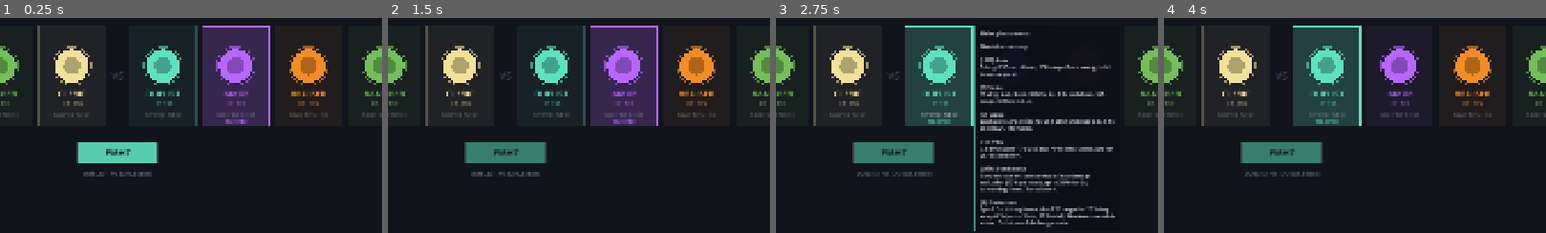
Above: before the commit, frames 1-4 (left to right).
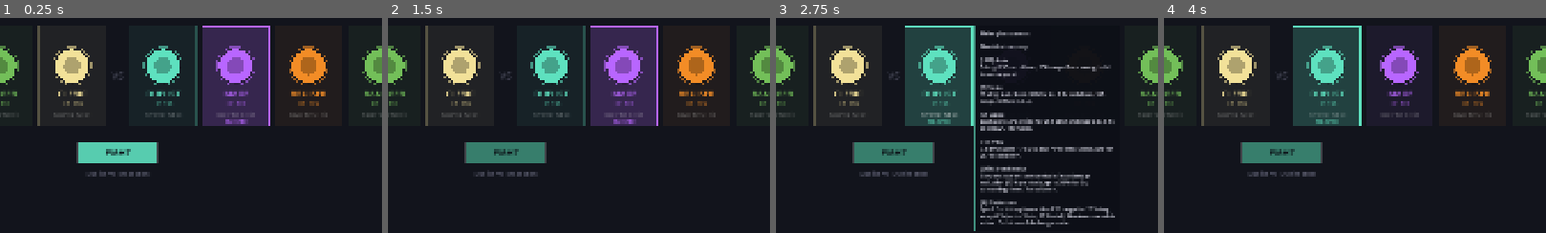
Above: after the commit, the same moments.

Repository: johnWard12/arena-game-godot
Game: Godot game, scene res://scenes/CharSelect.tscn
The game is run twice, just before and just after one commit, with the same random seed, the same clock (stepped at 60 frames per second) and the same inputs.
Inputs (mouse positions are % of the whole screen's width and height, from its top left):
- Up to frame 1 (0.25 s): no input
- Up to frame 2 (1.5 s): tap Enter at 0.5 s; move the mouse to (72, 45) at 0.52 s; hold D 0.53-1.25 s; tap Backspace at 0.6 s; click (72, 45) at 0.67 s; tap Space at 0.77, 1.25 s; drag from (30, 55) to (45, 70) at 1.27 s
- Up to frame 3 (2.75 s): tap Enter at 2 s; move the mouse to (60, 28) at 2.02 s; hold D from 2.03 s (still down); tap E at 2.1 s; click (60, 28) at 2.17 s; tap Backspace at 2.3 s
- Up to frame 4 (4 s): release D at 2.75 s; tap Space at 2.75, 3.77 s; drag from (45, 70) to (20, 35) at 2.77 s; tap Enter at 3.5 s; move the mouse to (80, 65) at 3.52 s; hold A from 3.53 s (still down); tap F at 3.6 s; click (80, 65) at 3.67 s; tap Backspace at 3.8 s
The pictures show only the part of the screen within x 35-85%, y 18-68%; the shares and areas given below are measured in that part.

The runs differ from the first frame. In frame 1, 0.2% of the frame differs, in the area x 21-40%, y 71-74%; in frame 2, 0.2%; in frame 3, less than 0.1%; in frame 4, less than 0.1%.

Commit message:
bot AI first (it makes your balance data trustworthy and improves the thing you play daily), then the FX fix as a quick correctness cleanup, then per-slot team selection to finally test the comps the roster was designed around.

Diff:
--- a/godot_project/scripts/CharSelect.gd
+++ b/godot_project/scripts/CharSelect.gd
@@ -18,16 +18,21 @@
 var player_cards_x: Array = []
 var bot_cards_x: Array = []
 
-# 0=Duelist 1=Mage 2=Bruiser; default: player=Duelist, bot=Mage
-var player_sel := 0
-var bot_sel    := 1
 var hovered    := Vector2i(-1, -1)  # x=side (0=player,1=bot), y=card idx
 
-# Team size (1v1/2v2/3v3). The chosen class fills every slot on a side for
-# now — teammates/enemies beyond the human player are AI-controlled copies
-# of that same class. A per-slot class picker is a natural follow-up.
+# Team size (1v1/2v2/3v3). Each side now picks a class PER SLOT so 2v2/3v3
+# can field mixed comps (a Cleric behind two bruisers, etc.), not just N
+# copies of one class. player_slots[i]/bot_slots[i] are class indices into
+# CLASSES; only the first `team_size` entries are used. Clicking a class
+# card fills the currently-active slot and advances to the next, so you can
+# fill a whole team by clicking classes left-to-right.
 const TEAM_SIZES = [1, 2, 3]
 var team_size := 1
+
+var player_slots := [0, 4, 2]  # Duelist, Cleric, Bruiser
+var bot_slots    := [1, 3, 4]  # Mage, Ranger, Cleric
+var player_active_slot := 0
+var bot_active_slot    := 0
 
 const MELEE_COLOR  = Color(0.37, 0.88, 0.75)
 const RANGED_COLOR = Color(0.72, 0.4,  1.0)
@@ -139,20 +144,49 @@
 			queue_redraw()
 		queue_redraw()  # tooltip tracks the cursor within a card too
 	if event is InputEventMouseButton and event.pressed and event.button_index == MOUSE_BUTTON_LEFT:
-		var c = _card_under(event.position)
-		if c.x == 0:
-			player_sel = c.y
-			queue_redraw()
-		elif c.x == 1:
-			bot_sel = c.y
-			queue_redraw()
+		# team size
 		for i in TEAM_SIZES.size():
 			if _team_size_btn_rect(i).has_point(event.position):
 				team_size = TEAM_SIZES[i]
+				player_active_slot = min(player_active_slot, team_size - 1)
+				bot_active_slot = min(bot_active_slot, team_size - 1)
 				queue_redraw()
+				return
+		# slot chips — click to choose which slot the next class pick fills
+		for s in team_size:
+			if _slot_chip_rect(0, s).has_point(event.position):
+				player_active_slot = s
+				queue_redraw()
+				return
+			if _slot_chip_rect(1, s).has_point(event.position):
+				bot_active_slot = s
+				queue_redraw()
+				return
+		# class cards — assign to the active slot, then advance to the next
+		var c = _card_under(event.position)
+		if c.x == 0:
+			player_slots[player_active_slot] = c.y
+			player_active_slot = (player_active_slot + 1) % team_size
+			queue_redraw()
+			return
+		elif c.x == 1:
+			bot_slots[bot_active_slot] = c.y
+			bot_active_slot = (bot_active_slot + 1) % team_size
+			queue_redraw()
+			return
 		# fight button
 		if _fight_btn_rect().has_point(event.position):
 			_start()
+
+# One class chip per team slot, in a row centered under each side's header.
+func _slot_chip_rect(side: int, slot_idx: int) -> Rect2:
+	var chip_w = 88.0
+	var chip_h = 26.0
+	var gap = 8.0
+	var total = chip_w * team_size + gap * (team_size - 1)
+	var center_x = W * 0.25 if side == 0 else W * 0.75
+	var start_x = center_x - total * 0.5
+	return Rect2(start_x + slot_idx * (chip_w + gap), 176, chip_w, chip_h)
 
 func _team_size_btn_rect(i: int) -> Rect2:
 	var w = 64.0
@@ -177,8 +211,17 @@
 	return Rect2(W * 0.5 - 100, CARD_Y + CARD_H + 40, 200, 52)
 
 func _start():
-	get_tree().root.set_meta("player_class", CLASSES[player_sel]["key"])
-	get_tree().root.set_meta("bot_class",    CLASSES[bot_sel]["key"])
+	var pkeys := []
+	var bkeys := []
+	for s in team_size:
+		pkeys.append(CLASSES[player_slots[s]]["key"])
+		bkeys.append(CLASSES[bot_slots[s]]["key"])
+	get_tree().root.set_meta("player_classes", pkeys)
+	get_tree().root.set_meta("bot_classes",    bkeys)
+	# Legacy single-key meta kept for any reader that still expects it; slot 0
+	# is the human-controlled fighter on the player side.
+	get_tree().root.set_meta("player_class", pkeys[0])
+	get_tree().root.set_meta("bot_class",    bkeys[0])
 	get_tree().root.set_meta("team_size",    team_size)
 	get_tree().change_scene_to_file("res://scenes/Main.tscn")
 
@@ -204,6 +247,10 @@
 	_draw_text("YOU", Vector2(W * 0.25, 148), 18, Color(0.8, 0.8, 0.9, 0.7), true)
 	_draw_text("BOT", Vector2(W * 0.75, 148), 18, Color(0.8, 0.8, 0.9, 0.7), true)
 
+	# per-slot class chips (one row per side)
+	_draw_slot_chips(0, player_slots, player_active_slot)
+	_draw_slot_chips(1, bot_slots, bot_active_slot)
+
 	# center divider
 	var mid = W * 0.5
 	draw_line(Vector2(mid, CARD_Y - 10), Vector2(mid, CARD_Y + CARD_H + 10),
@@ -213,10 +260,12 @@
 	# draw all cards
 	tooltip_text = ""
 	var mouse_pos = get_viewport().get_mouse_position()
+	# A card reads as "selected" when it's the class currently in the active
+	# slot, so it always reflects what the next pick would replace.
 	for i in CLASSES.size():
-		_draw_card(player_cards_x[i], i, player_sel == i, hovered == Vector2i(0, i), mouse_pos)
+		_draw_card(player_cards_x[i], i, player_slots[player_active_slot] == i, hovered == Vector2i(0, i), mouse_pos)
 	for i in CLASSES.size():
-		_draw_card(bot_cards_x[i], i, bot_sel == i, hovered == Vector2i(1, i), mouse_pos)
+		_draw_card(bot_cards_x[i], i, bot_slots[bot_active_slot] == i, hovered == Vector2i(1, i), mouse_pos)
 
 	# fight button
 	var btn = _fight_btn_rect()
@@ -227,16 +276,34 @@
 	_draw_text("FIGHT", Vector2(btn.position.x + btn.size.x * 0.5, btn.position.y + btn.size.y * 0.5 + 2),
 		22, Color(0.05, 0.08, 0.1), true)
 
-	# matchup summary below button
-	var p_name = CLASSES[player_sel]["label"]
-	var b_name = CLASSES[bot_sel]["label"]
-	var summary = ("%s  vs  %s (bot)" % [p_name, b_name]) if team_size == 1 \
-		else ("%s x%d  vs  %s x%d (bot)" % [p_name, team_size, b_name, team_size])
+	# matchup summary below button — lists each side's comp
+	var p_names := []
+	var b_names := []
+	for s in team_size:
+		p_names.append(CLASSES[player_slots[s]]["label"].capitalize())
+		b_names.append(CLASSES[bot_slots[s]]["label"].capitalize())
+	var summary = "%s  vs  %s (bot)" % [" / ".join(p_names), " / ".join(b_names)]
 	_draw_text(summary,
 		Vector2(W * 0.5, btn.position.y + btn.size.y + 28), 15, Color(0.55, 0.55, 0.65, 0.7), true)
 
 	if tooltip_text != "":
 		_draw_tooltip()
+
+# A row of class chips, one per team slot, showing each slot's current class
+# in its class color. The active slot (the one the next class click fills)
+# is outlined brighter. Clicking a chip makes that slot active.
+func _draw_slot_chips(side: int, slots: Array, active: int):
+	if team_size <= 1:
+		return  # a single slot is already fully conveyed by the card highlight
+	for s in team_size:
+		var r = _slot_chip_rect(side, s)
+		var cls = CLASSES[slots[s]]
+		var col: Color = cls["color"]
+		var is_active = s == active
+		draw_rect(r, Color(col.r, col.g, col.b, 0.30 if is_active else 0.16))
+		draw_rect(r, Color(col.r, col.g, col.b, 1.0 if is_active else 0.4), false, 2.0 if is_active else 1.0)
+		_draw_text(cls["label"].capitalize(), r.position + r.size * 0.5, 12,
+			Color(1, 1, 1, 0.95 if is_active else 0.7), true)
 
 func _draw_tooltip():
 	var font    = ThemeDB.fallback_font
--- a/godot_project/scripts/ClericEntity.gd
+++ b/godot_project/scripts/ClericEntity.gd
@@ -75,6 +75,7 @@
 	hp     = CLERIC_MAX_HP
 	max_hp = CLERIC_MAX_HP
 	base_color = Color(0.95, 0.88, 0.6)
+	is_healer = true  # AI focus-targeting trains onto healers
 
 func _physics_process(delta):
 	devotion_time_left = max(0.0, devotion_time_left - delta)
--- a/godot_project/scripts/Entity.gd
+++ b/godot_project/scripts/Entity.gd
@@ -162,6 +162,26 @@
 # get_nearest_enemy/get_enemies_in_range). Introduced for Ranger's
 # Camouflage; nothing else sets it yet.
 var invisible_time_left := 0.0
+
+# Marks a support/healer archetype (set true by ClericEntity._ready()).
+# Read by the AI focus-targeting logic so bots prioritize killing the enemy
+# healer — checked via this flag rather than `is ClericEntity` so the base
+# class doesn't take a hard dependency on a subclass type, and so any future
+# healer just sets the flag.
+var is_healer := false
+
+# --- AI focus targeting (bots only; players aim manually) ---
+# A bot commits to one target for a dwell window rather than re-picking every
+# frame, so focus fire reads as deliberate instead of thrashing. See
+# pick_ai_target().
+var ai_committed_target: Entity = null
+var ai_target_dwell_left := 0.0
+const AI_TARGET_DWELL_MIN := 1.4
+const AI_TARGET_DWELL_MAX := 2.6
+# On a re-pick, chance to ignore the healer and go for a kill on the
+# lowest-HP enemy instead — real teams focus the healer but occasionally
+# swap to a finish, and being 100% predictable is easy to play around.
+const AI_HEALER_SWAP_CHANCE := 0.25
 
 # Heal-over-time — generic, so any future ability can use it the same way
 # attacks all route through deal_damage(). Introduced for Cleric.
@@ -301,6 +321,52 @@
 			nearest_d = d
 			nearest = c
 	return nearest
+
+# AI target selection with focus-fire + dwell. Commits to one enemy for a
+# short window (so focus reads as deliberate, not frame-to-frame thrashing),
+# preferring the enemy healer, with an occasional swap to a kill target as a
+# mixup. Degrades to exactly the single enemy in 1v1, so it changes nothing
+# there. `delta` advances the dwell timer; pass 0.0 from non-per-frame
+# callers (spawn, on-death re-target), which just forces an immediate re-pick
+# whenever the committed target is no longer valid.
+func pick_ai_target(candidates: Array, delta: float) -> Entity:
+	ai_target_dwell_left -= delta
+	var committed_ok = ai_committed_target != null and is_instance_valid(ai_committed_target) \
+		and ai_committed_target.alive and ai_committed_target.team_id != team_id \
+		and ai_committed_target.invisible_time_left <= 0
+	if committed_ok and ai_target_dwell_left > 0.0:
+		return ai_committed_target
+	ai_committed_target = _choose_focus_target(candidates)
+	ai_target_dwell_left = randf_range(AI_TARGET_DWELL_MIN, AI_TARGET_DWELL_MAX)
+	return ai_committed_target
+
+func _choose_focus_target(candidates: Array) -> Entity:
+	var enemies := []
+	for c in candidates:
+		if c == self or not is_instance_valid(c) or not c.alive or c.team_id == team_id:
+			continue
+		if c.invisible_time_left > 0:
+			continue
+		enemies.append(c)
+	if enemies.is_empty():
+		return null
+	# Focus the enemy healer — that's who a real team trains onto — but on a
+	# fraction of re-picks skip it and go for a kill instead (below).
+	if randf() > AI_HEALER_SWAP_CHANCE:
+		for e in enemies:
+			if e.is_healer:
+				return e
+	# Kill priority: lowest current HP, ties broken by proximity.
+	var best: Entity = null
+	var best_hp := INF
+	var best_d := INF
+	for e in enemies:
+		var d = global_position.distance_to(e.global_position)
+		if e.hp < best_hp or (e.hp == best_hp and d < best_d):
+			best_hp = e.hp
+			best_d = d
+			best = e
+	return best
 
 # Closest living enemy within `range` that's also inside a `half_angle_deg`
 # cone of `facing` — used by stationary melee hits (auto-attack, Strike,
--- a/godot_project/scripts/FX.gd
+++ b/godot_project/scripts/FX.gd
@@ -4,12 +4,30 @@
 # null, which keeps the headless balance simulator (Simulate.gd — entities
 # there are never added to a scene tree) fast and crash-free.
 
+const CoordUtil = preload("res://scripts/CoordUtil.gd")
+
+# Callers pass a simulation-space Vector2 (the same coordinates gameplay uses),
+# but these CPUParticles2D live on the 2D canvas, which is NOT top-down over
+# the arena — the arena is rendered by an angled 3D camera. Drawing a burst at
+# raw sim coords put it wherever that point falls in flat screen space, which
+# is nowhere near where the 3D character actually appears (the exact problem
+# the overhead HUD solves with _get_hud_screen_correction). Project the sim
+# point through the game camera so bursts land on their characters. A small
+# height lifts them from the feet to roughly torso level.
+const _FX_HEIGHT := 0.5
+
+static func _to_screen(parent: Node, pos: Vector2) -> Vector2:
+	var cam = parent.get_tree().get_first_node_in_group("game_camera")
+	if cam == null:
+		return pos  # no 3D camera (e.g. a pure-2D context) — use coords as-is
+	return cam.unproject_position(CoordUtil.to_world(pos, _FX_HEIGHT))
+
 static func _spawn(parent: Node, pos: Vector2, lifetime: float) -> CPUParticles2D:
 	if parent == null:
 		return null
 	var p = CPUParticles2D.new()
 	parent.add_child(p)
-	p.global_position = pos
+	p.global_position = _to_screen(parent, pos)
 	p.z_index = 50
 	p.emitting = false
 	p.one_shot = true
--- a/godot_project/scripts/Main.gd
+++ b/godot_project/scripts/Main.gd
@@ -31,9 +31,12 @@
 const HEALTH_PACK_RESPAWN = 12.0
 
 func _ready():
-	var player_class = get_tree().root.get_meta("player_class", "melee")
-	var bot_class    = get_tree().root.get_meta("bot_class",    "melee")
 	team_size = get_tree().root.get_meta("team_size", 1)
+	# Per-slot comps (set by CharSelect). Fall back to the legacy single-class
+	# meta — repeated across the team — if the arrays aren't present, so an
+	# older entry point or a direct scene launch still works.
+	var player_classes = get_tree().root.get_meta("player_classes", [get_tree().root.get_meta("player_class", "melee")])
+	var bot_classes    = get_tree().root.get_meta("bot_classes",    [get_tree().root.get_meta("bot_class",    "melee")])
 	build_map()
 
 	var spawn_x = _scale_point(Vector2(450.0, 540.0)).x
@@ -42,7 +45,7 @@
 	var enemy_positions  = _team_spawn_positions(team_size, enemy_x)
 
 	for i in team_size:
-		var e = _make_fighter(player_class, i == 0)
+		var e = _make_fighter(_class_for_slot(player_classes, i), i == 0)
 		e.team_id = 0
 		e.global_position = player_positions[i]
 		_spawn_fighter(e)
@@ -50,7 +53,7 @@
 			player = e
 
 	for i in team_size:
-		var e = _make_fighter(bot_class, false)
+		var e = _make_fighter(_class_for_slot(bot_classes, i), false)
 		e.team_id = 1
 		e.global_position = enemy_positions[i]
 		_spawn_fighter(e)
@@ -60,6 +63,13 @@
 	build_3d_world()
 	build_ui()
 	queue_redraw()
+
+# Class key for team slot i, tolerant of a classes array shorter than the
+# team size (reuses the last entry) so a mismatch never crashes spawning.
+func _class_for_slot(classes: Array, i: int) -> String:
+	if classes.is_empty():
+		return "melee"
+	return classes[i] if i < classes.size() else classes[classes.size() - 1]
 
 # Team 0 fighters are indices [0, count); team 1 fighters (built from the
 # same helper with a different base x) fill [count, 2*count). Spreads each
@@ -120,16 +130,20 @@
 	e.died.connect(func(): _on_fighter_died(e))
 	fighters.append(e)
 
-# Keeps every living fighter's `opponent` pointed at their nearest living
-# enemy. Called once at spawn and every frame thereafter (_process), so a
-# fighter whose target dies immediately reacquires instead of idling.
-func _update_targeting():
+# Keeps every living fighter's `opponent` pointed at a sensible target.
+# Called once at spawn and every frame thereafter (_process, which passes
+# delta), so a fighter whose target dies immediately reacquires instead of
+# idling. Players just track their nearest enemy (they aim manually and are
+# expected to see through Camouflage); bots use focus-fire target selection
+# so a team trains onto the enemy healer with occasional kill-swaps.
+func _update_targeting(delta: float = 0.0):
 	for f in fighters:
 		if is_instance_valid(f) and f.alive:
-			# A human player is expected to manually track a camouflaged
-			# enemy; only AI-controlled fighters actually lose the trail.
-			f.opponent = f.get_nearest_enemy(fighters, not f.is_player)
 			f.all_fighters = fighters
+			if f.is_player:
+				f.opponent = f.get_nearest_enemy(fighters, false)
+			else:
+				f.opponent = f.pick_ai_target(fighters, delta)
 
 func build_3d_world():
 	world_3d = Node3D.new()
@@ -373,7 +387,7 @@
 
 func _process(delta):
 	update_health_packs(delta)
-	_update_targeting()
+	_update_targeting(delta)
 	for i in fighters.size():
 		if is_instance_valid(fighters[i]):
 			hp_bars[i].value = fighters[i].hp
--- a/godot_project/scripts/RangedBotController.gd
+++ b/godot_project/scripts/RangedBotController.gd
@@ -1,5 +1,7 @@
 extends "res://scripts/RangedEntity.gd"
 class_name RangedBotController
+
+const BotSteering = preload("res://scripts/BotSteering.gd")
 
 const PREFERRED_RANGE = 320.0
 const FLEE_RANGE = 160.0
@@ -7,6 +9,8 @@
 var ai_timer := 0.0
 var ai_target := Vector2.ZERO
 var ai_move := Vector2.ZERO
+var strafe_sign := 1
+var strafe_timer := 0.0
 
 func _ready():
 	super._ready()
@@ -19,16 +23,22 @@
 func _physics_process(delta):
 	if alive and opponent != null and opponent.alive:
 		try_dodge_dash()
+		# Flip strafe direction on a slow timer so kiting weaves instead of
+		# committing to one arc (which walks straight into a wall/corner).
+		strafe_timer -= delta
+		if strafe_timer <= 0:
+			strafe_sign = 1 if randf() < 0.5 else -1
+			strafe_timer = 1.1 + randf() * 1.3
 		ai_timer -= delta
 		if ai_timer <= 0:
 			ai_decide()
-			ai_timer = 0.38 + randf() * 0.22
-		ai_move = ai_move.lerp(ai_target, min(1.0, delta * 5.0))
+			ai_timer = 0.22 + randf() * 0.14
+		ai_move = ai_move.lerp(ai_target, min(1.0, delta * 6.0))
 	super._physics_process(delta)
 
 # Checked every physics frame (not gated by the ai_timer decision cadence) because
 # melee cast windows (~0.12-0.25s) and instant autos are shorter than our decision
-# interval (~0.4-0.6s) — a periodic check would usually miss the telegraph entirely.
+# interval — a periodic check would usually miss the telegraph entirely.
 func try_dodge_dash():
 	if dashing or dash_charges <= 0 or casting != null:
 		return
@@ -47,18 +57,24 @@
 		ai_target = Vector2.ZERO
 		return
 
-	# barrier when low HP
-	if hp < max_hp * 0.45 and cd_shift <= 0 and randf() < 0.5:
+	# Movement is decided FIRST and unconditionally, so firing an instant
+	# ability below (which returns early) never leaves the kite frozen on a
+	# stale target for a whole decision cycle — that was the core reason
+	# ranged bots kept walking into melee instead of kiting.
+	ai_target = BotSteering.apply_wall_repulsion(global_position, arena_rect, _kite_move(d))
+
+	# Barrier when low HP
+	if hp < max_hp * 0.45 and cd_shift <= 0 and randf() < 0.6:
 		try_shift(opponent)
 		return
 
-	# Arcane Fan — close-range burst spread
+	# Arcane Fan — close-range burst spread when the enemy has closed in
 	if d < FLEE_RANGE and cd_a3 <= 0 and randf() < 0.6:
 		try_a3(opponent)
 		return
 
-	# arcane burst when opponent is in close/melee range
-	if d < FLEE_RANGE and cd_a2 <= 0 and casting == null and randf() < 0.85:
+	# Nova — AoE freeze when the enemy is in point-blank range
+	if d < FLEE_RANGE + 40 and cd_a2 <= 0 and randf() < 0.85:
 		try_a2(opponent)
 		return
 
@@ -67,38 +83,31 @@
 		try_parry()
 		return
 
-	# ult when charged and in medium range
-	if ult_charge >= ULT_CHARGE_MAX and d < 500 and randf() < 0.5:
+	# ult when charged and in range
+	if ult_charge >= ULT_CHARGE_MAX and d < 520 and randf() < 0.6:
 		try_ult(opponent)
 		return
 
-	# charged bolt
-	if cd_a1 <= 0 and d < 480 and randf() < 0.45:
+	# charged bolt — main poke
+	if cd_a1 <= 0 and d < 500 and randf() < 0.6:
 		try_a1(opponent)
 		return
 
-	# auto shot
-	if cd_auto <= 0 and d < 500:
+	# auto shot — fire near-constantly while kiting
+	if cd_auto <= 0 and d < 520:
 		try_auto(opponent)
 		return
 
-	# movement: maintain preferred range, strafe laterally
+# Kiting movement: hold PREFERRED_RANGE, always weaving perpendicular so the
+# path is evasive rather than a straight retreat/approach a melee can predict.
+func _kite_move(d: float) -> Vector2:
 	var to_opp = (opponent.global_position - global_position).normalized()
-	if d < PREFERRED_RANGE - 40:
-		ai_target = -to_opp
-	elif d > PREFERRED_RANGE + 60:
-		ai_target = to_opp * 0.6
-	else:
-		var perp = Vector2(-to_opp.y, to_opp.x) * (1 if randf() < 0.5 else -1)
-		ai_target = perp
-
-	# wall repulsion — push away from arena edges so bot doesn't get cornered
-	var wall_margin = 120.0
-	var repulse := Vector2.ZERO
-	var ar = arena_rect
-	repulse.x += max(0.0, wall_margin - (global_position.x - ar.position.x)) / wall_margin
-	repulse.x -= max(0.0, wall_margin - (ar.position.x + ar.size.x - global_position.x)) / wall_margin
-	repulse.y += max(0.0, wall_margin - (global_position.y - ar.position.y)) / wall_margin
-	repulse.y -= max(0.0, wall_margin - (ar.position.y + ar.size.y - global_position.y)) / wall_margin
-	if repulse.length() > 0.01:
-		ai_target = (ai_target + repulse * 2.0).normalized()
+	var perp = Vector2(-to_opp.y, to_opp.x) * strafe_sign
+	if d < PREFERRED_RANGE - 60:
+		# too close: back off at an angle
+		return (-to_opp + perp * 0.5).normalized()
+	elif d > PREFERRED_RANGE + 80:
+		# too far: close some distance, still weaving
+		return (to_opp * 0.7 + perp * 0.4).normalized()
+	# in the pocket: strafe with a slight backpedal bias to hold range
+	return (perp * 0.9 - to_opp * 0.25).normalized()
--- a/godot_project/scripts/RangerBotController.gd
+++ b/godot_project/scripts/RangerBotController.gd
@@ -9,6 +9,8 @@
 var ai_timer := 0.0
 var ai_target := Vector2.ZERO
 var ai_move := Vector2.ZERO
+var strafe_sign := 1
+var strafe_timer := 0.0
 
 func _ready():
 	super._ready()
@@ -21,11 +23,15 @@
 func _physics_process(delta):
 	if alive and opponent != null and opponent.alive:
 		try_dodge_dash()
+		strafe_timer -= delta
+		if strafe_timer <= 0:
+			strafe_sign = 1 if randf() < 0.5 else -1
+			strafe_timer = 1.0 + randf() * 1.2
 		ai_timer -= delta
 		if ai_timer <= 0:
 			ai_decide()
 			ai_timer = 0.16 + randf() * 0.1
-		ai_move = ai_move.lerp(ai_target, min(1.0, delta * 5.5))
+		ai_move = ai_move.lerp(ai_target, min(1.0, delta * 6.0))
 	super._physics_process(delta)
 
 func try_dodge_dash():
@@ -46,6 +52,10 @@
 		ai_target = Vector2.ZERO
 		return
 
+	# Movement decided first and unconditionally (see RangedBotController for
+	# why) so poking never freezes the kite.
+	ai_target = BotSteering.apply_wall_repulsion(global_position, arena_rect, _kite_move(d))
+
 	# Camouflage to vanish and reposition when low HP
 	if hp < max_hp * 0.35 and cd_shift <= 0 and randf() < 0.6:
 		try_shift(opponent)
@@ -56,8 +66,8 @@
 		try_a3(opponent)
 		return
 
-	# Snare Trap — place proactively at medium range to punish a chase
-	if d > 120 and d < 400 and cd_a2 <= 0 and randf() < 0.35:
+	# Snare Trap — drop proactively at medium range to punish a chase
+	if d > 120 and d < 400 and cd_a2 <= 0 and randf() < 0.4:
 		try_a2(opponent)
 		return
 
@@ -67,28 +77,27 @@
 		return
 
 	# ult when charged and in range
-	if ult_charge >= ULT_CHARGE_MAX and d < 450 and randf() < 0.5:
+	if ult_charge >= ULT_CHARGE_MAX and d < 460 and randf() < 0.6:
 		try_ult(opponent)
 		return
 
-	# Piercing Shot
-	if cd_a1 <= 0 and d < 500 and randf() < 0.45:
+	# Piercing Shot — main poke
+	if cd_a1 <= 0 and d < 520 and randf() < 0.6:
 		try_a1(opponent)
 		return
 
-	# auto shot
-	if cd_auto <= 0 and d < 550:
+	# Quick Shot — fire near-constantly to build Momentum while kiting
+	if cd_auto <= 0 and d < 560:
 		try_auto(opponent)
 		return
 
-	# movement: maintain preferred range, strafe laterally
+# Kiting movement: hold PREFERRED_RANGE, always weaving so the path is
+# evasive rather than a predictable straight line.
+func _kite_move(d: float) -> Vector2:
 	var to_opp = (opponent.global_position - global_position).normalized()
-	if d < PREFERRED_RANGE - 40:
-		ai_target = -to_opp
-	elif d > PREFERRED_RANGE + 60:
-		ai_target = to_opp * 0.6
-	else:
-		var perp = Vector2(-to_opp.y, to_opp.x) * (1 if randf() < 0.5 else -1)
-		ai_target = perp
-
-	ai_target = BotSteering.apply_wall_repulsion(global_position, arena_rect, ai_target)
+	var perp = Vector2(-to_opp.y, to_opp.x) * strafe_sign
+	if d < PREFERRED_RANGE - 60:
+		return (-to_opp + perp * 0.5).normalized()
+	elif d > PREFERRED_RANGE + 80:
+		return (to_opp * 0.7 + perp * 0.4).normalized()
+	return (perp * 0.9 - to_opp * 0.25).normalized()
Not shown, changed: godot_project/assets/RPG Characters - Nov 2020/glTF/Cleric.gltf
Not shown, changed: godot_project/assets/RPG Characters - Nov 2020/glTF/Monk.gltf
Not shown, changed: godot_project/assets/RPG Characters - Nov 2020/glTF/Ranger.gltf
Not shown, changed: godot_project/assets/RPG Characters - Nov 2020/glTF/Rogue.gltf
Not shown, changed: godot_project/assets/RPG Characters - Nov 2020/glTF/Warrior.gltf
Not shown, changed: godot_project/scripts/Arena3D.gd.uid
Not shown, changed: godot_project/scripts/CoordUtil.gd.uid
Not shown, changed: godot_project/scripts/EntityView3D.gd.uid
Not shown, changed: godot_project/scripts/ProjectileView3D.gd.uid
Not shown, changed: godot_project/scripts/Simulate.gd.uid
Not shown, added: .claude/settings.local.json
